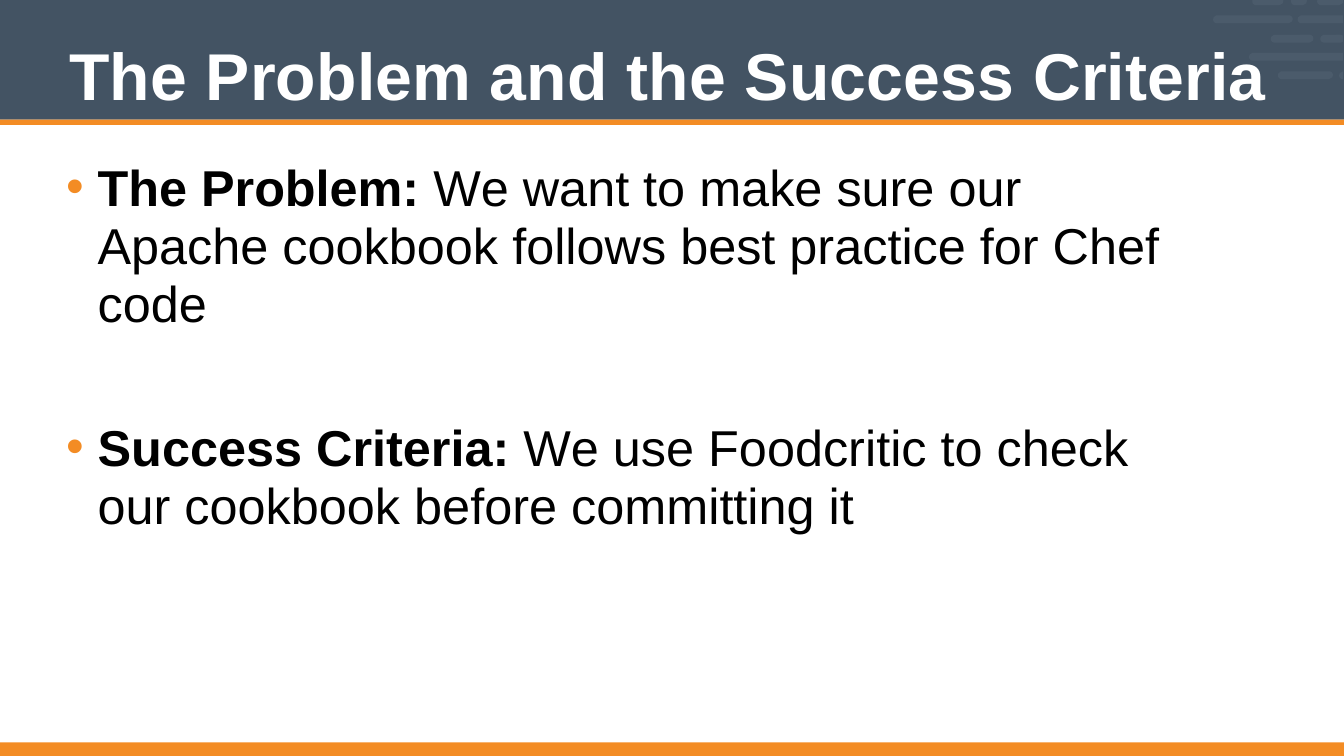
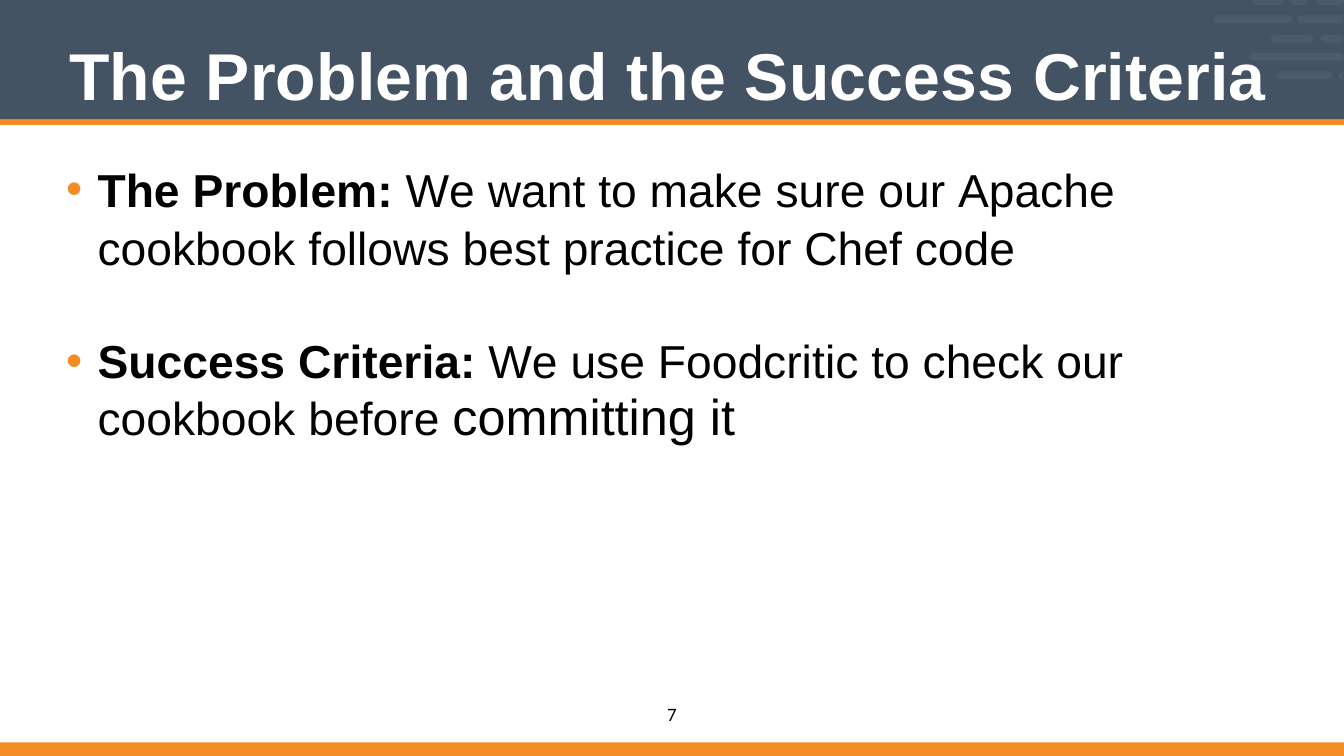
Before and after one commit to vinyar/chef-intermediate, a slide deck: slide 7 of Modules/10-Chef_Intermediate.pptx. Drawn at 1344x756 pixels with LibreOffice and Linux fonts; fonts in the diff are those of the drawing. Boxes give left, top, right and bottom in pixels: in the first picture for what was removed or moved away, otherwise in the second. Text is boxed around its words. In the diff, an @@ line names an element or a change of style, - is before the commit and + after.

```diff
--- a/Modules/10-Chef_Intermediate.pptx
+++ b/Modules/10-Chef_Intermediate.pptx
@@ text "The Problem: We want to ..." at [98,173,1123,445]: size 48 to 44 pt @@
@@ page number added at [667,709,677,721], 18 pt, text #000000 @@
+7
```
Also in this commit, not shown: 13 other slides changed.
